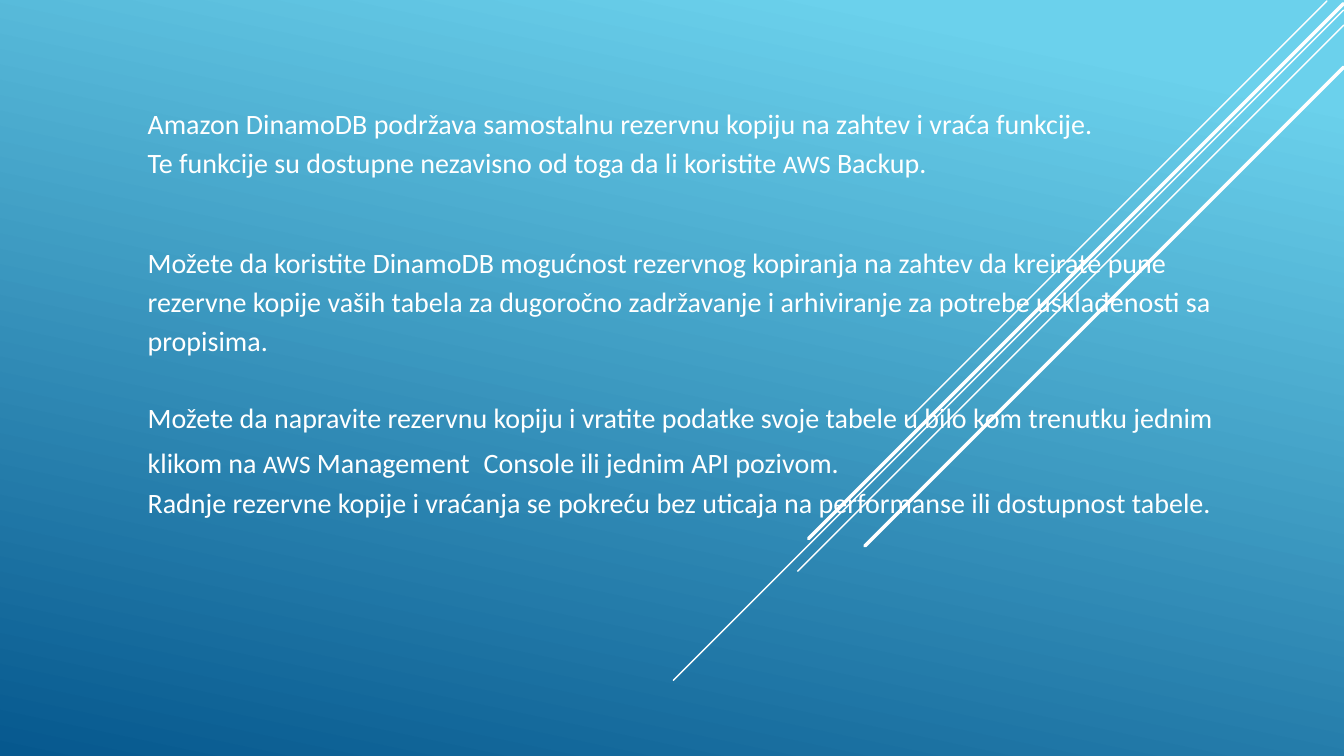
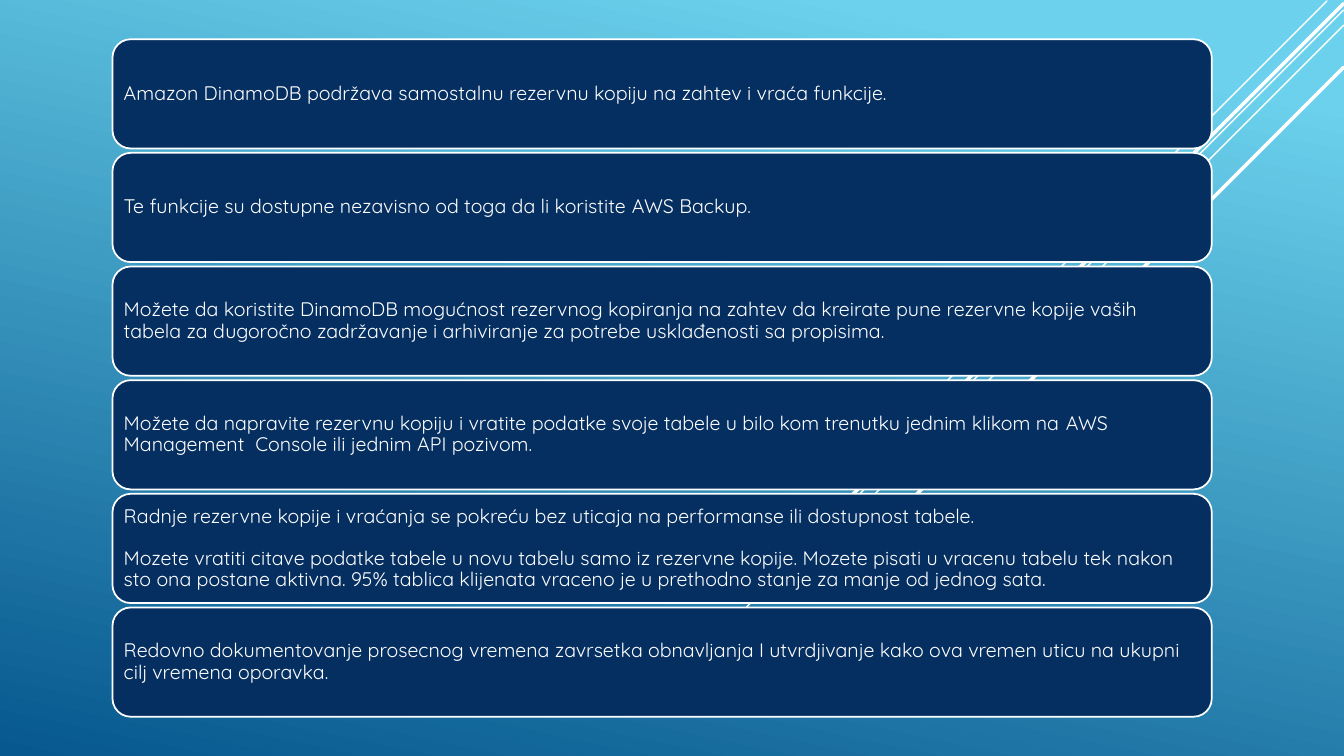
Before and after one commit to Teaa22/Baze, a slide deck: slide 13 of Seminarski 2.pptx (slide 10 before the commit). Drawn at 1344x756 pixels with LibreOffice and Linux fonts; fonts in the diff are those of the drawing. Boxes give left, top, right and bottom in pixels: in the first picture for what was removed or moved away, otherwise in the second. Text is boxed around its words. In the diff, an @@ line names an element or a change of style, - is before the commit and + after.

```diff
--- a/Seminarski 2.pptx
+++ b/Seminarski 2.pptx
@@ text at bbox=[148, 114, 1092, 178]: paragraphs removed @@
-Amazon DinamoDB podržava samostalnu rezervnu kopiju na zahtev i vraća funkcije.
-Te funkcije su dostupne nezavisno od toga da li koristite AWS Backup.
@@ text "Možete da koristite DinamoDB mogućnost ...": place and size @@
-text "Možete da koristite DinamoDB mogućnost ..." at bbox=[148, 114, 1212, 520]
+text "Možete da koristite DinamoDB mogućnost ..." at bbox=[124, 301, 1137, 342]
@@ text "Možete da koristite DinamoDB mogućnost ..." at bbox=[124, 301, 1137, 342]: size 20 to 14 pt, font Calibri to Quicksand; line spacing 1.15 to 0.9; more space between paragraphs; vertical alignment top to middle @@
@@ text at bbox=[148, 405, 1212, 520]: paragraphs removed @@
-Možete da napravite rezervnu kopiju i vratite podatke svoje tabele u bilo kom trenutku jednim klikom na AWS Management Console ili jednim API pozivom.
-Radnje rezervne kopije i vraćanja se pokreću bez uticaja na performanse ili dostupnost tabele.
@@ group added at bbox=[113, 39, 1213, 717]: 6 rounded rectangles, 5 texts @@
+Amazon DinamoDB podržava samostalnu rezervnu kopiju na zahtev i vraća funkcije.
+Te funkcije su dostupne nezavisno od toga da li koristite AWS Backup.
+Možete da napravite rezervnu kopiju i vratite podatke svoje tabele u bilo kom trenutku jednim klikom na AWS Management Console ili jednim API pozivom.
+Radnje rezervne kopije i vraćanja se pokreću bez uticaja na performanse ili dostupnost tabele.
+Mozete vratiti citave podatke tabele u novu tabelu samo iz rezervne kopije. Mozete pisati u vracenu tabelu tek nakon sto ona postane aktivna. 95% tablica klijenata vraceno je u prethodno stanje za manje od jednog sata.
+Redovno dokumentovanje prosecnog vremena zavrsetka obnavljanja I utvrdjivanje kako ova vremen uticu na ukupni cilj vremena oporavka.
```
Also in this commit, not shown: 10 other slides changed, 3 slides added, 5 other files.
